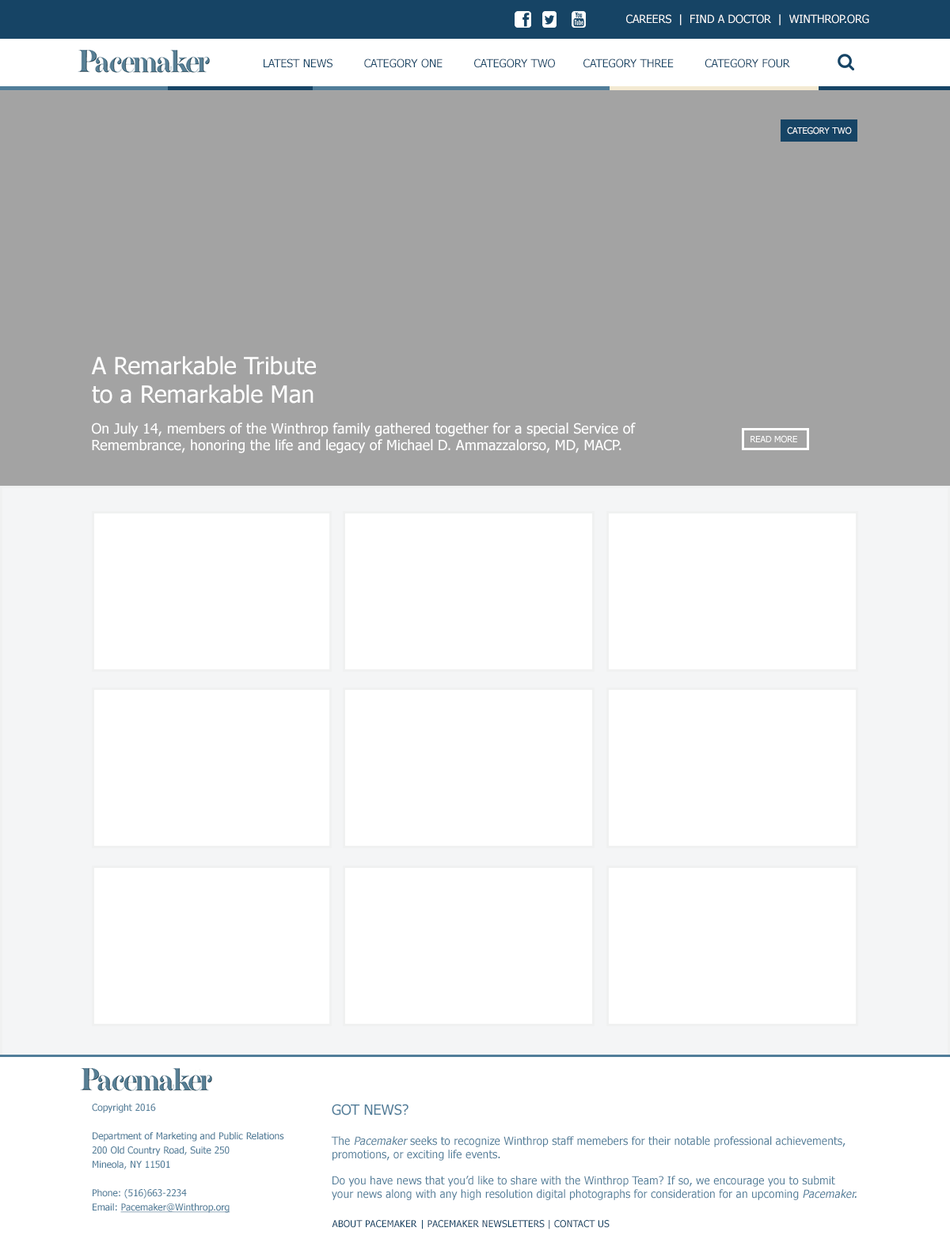
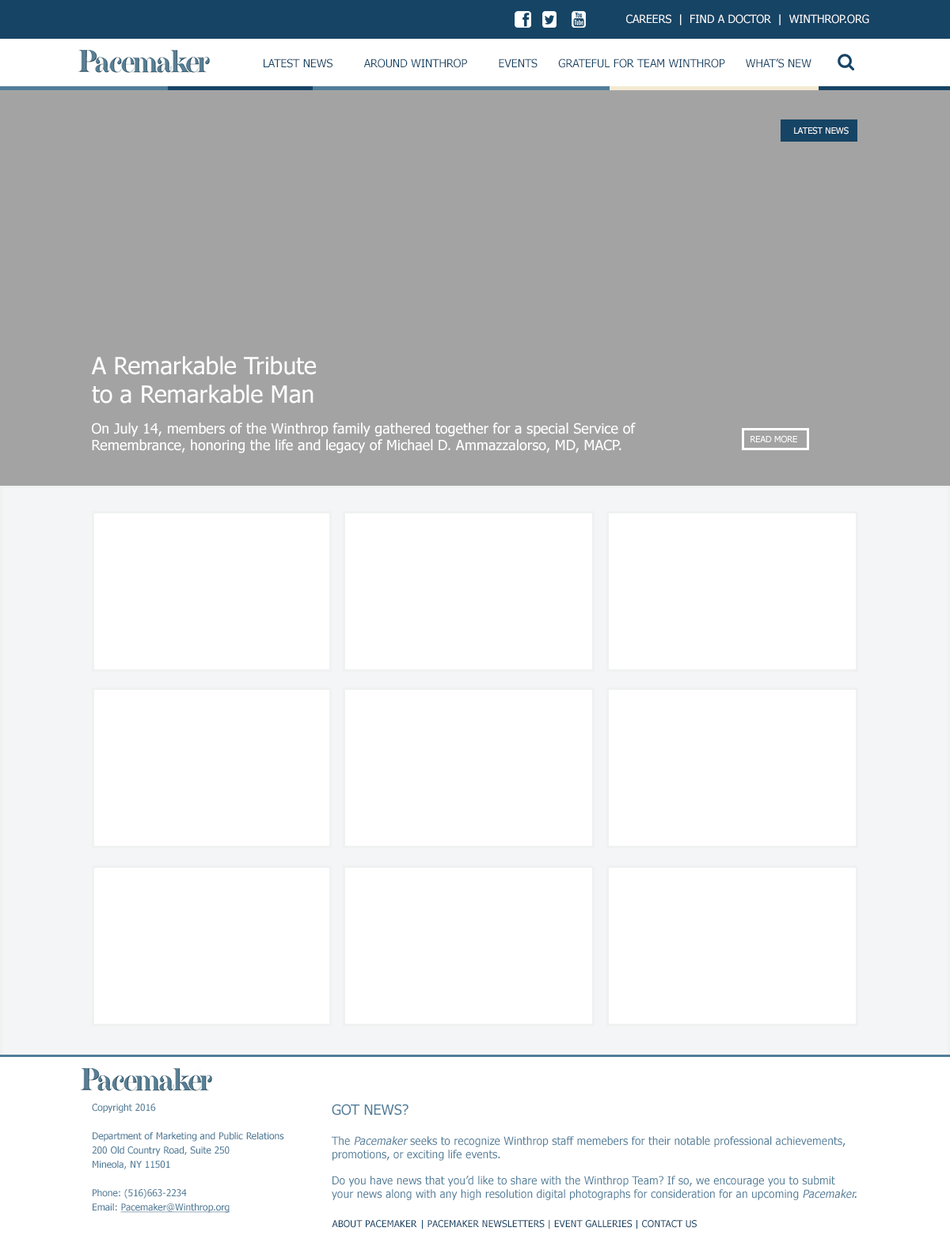
Layered file, before and after one edit (950x1254). Changes by layer:
renamed "LATEST NEWS Category ONE Category TWO Ca" to "LATEST NEWS Around Winthrop eVENTS gRATEFU", painted on it over <box>363,58,812,69</box>
renamed "CATEGORY TWO" to "lATEST nEWS", painted on it over <box>786,126,852,135</box>
renamed "About PACEMAKER | PACEMAKER NEWSLETTERS | Contact Us" to "About PACEMAKER | PACEMAKER NEWSLETTERS | eVENT gALLERIES | Co", painted on it over <box>554,1220,697,1230</box>
